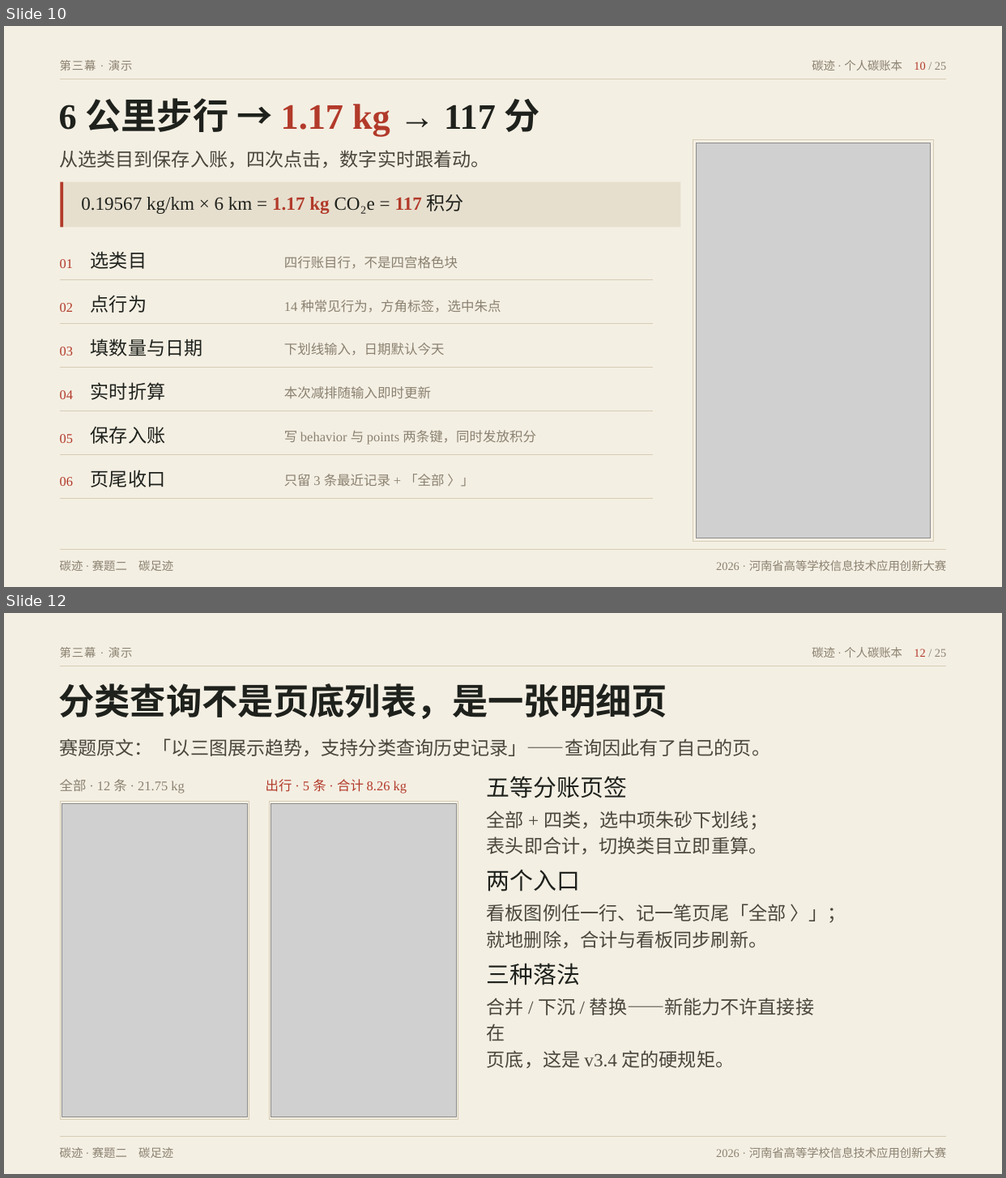
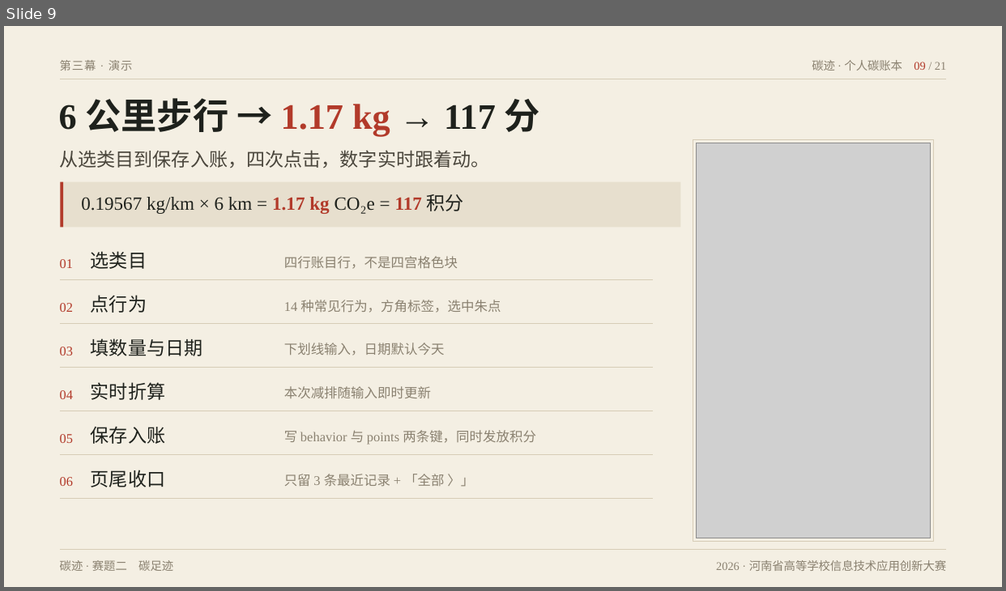
Before and after one commit to wujy309-jpg/ditan, a slide deck: 交付物/演示文稿_碳迹_v4A_墨迹档案.pptx. Shown one above the other, each under a label of ours: slides 10 and 12 before the commit, slide 9 after it; the slides between them are not shown. The pictures are 1006x1178 and 1006x591 pixels, drawn with LibreOffice and Linux fonts; fonts in the diff are those of the drawing; grey boxes stand for pictures. Boxes give left, top, right and bottom in pixels: in the first picture for what was removed or moved away, otherwise in the second. Text is boxed around its words. In the diff, an @@ line names an element or a change of style, - is before the commit and + after.

```diff
--- a/交付物/演示文稿_碳迹_v4A_墨迹档案.pptx
+++ b/交付物/演示文稿_碳迹_v4A_墨迹档案.pptx
@@ slide 12 removed at [4, 613, 1002, 1174], background #F4EFE3 @@
@@ text removed at [60, 647, 133, 658] @@
-第三幕 · 演示
@@ text removed at [812, 647, 946, 658] @@
-碳迹 · 个人碳账本 12 / 25
@@ text removed at [59, 683, 667, 719] @@
-分类查询不是页底列表，是一张明细页
@@ freeform shape removed at [60, 666, 946, 667] @@
@@ text removed at [59, 739, 770, 756] @@
-赛题原文：「以三图展示趋势，支持分类查询历史记录」——查询因此有了自己的页。
@@ text removed at [60, 779, 184, 794] @@
-全部 · 12 条 · 21.75 kg
@@ text removed at [266, 779, 407, 794] @@
-出行 · 5 条 · 合计 8.26 kg
@@ text removed at [487, 776, 628, 798] @@
-五等分账页签
@@ rectangle removed at [60, 802, 249, 1120] @@
@@ picture removed at [62, 804, 247, 1118] @@
@@ rectangle removed at [269, 802, 458, 1120] @@
@@ picture removed at [270, 804, 456, 1118] @@
@@ text removed at [487, 811, 768, 854] @@
-全部 + 四类，选中项朱砂下划线；
-表头即合计，切换类目立即重算。
@@ text removed at [487, 870, 581, 892] @@
-两个入口
@@ text removed at [487, 904, 846, 948] @@
-看板图例任一行、记一笔页尾「全部 〉」；
-就地删除，合计与看板同步刷新。
@@ text removed at [487, 963, 581, 986] @@
-三种落法
@@ text removed at [487, 998, 814, 1068] @@
-合并 / 下沉 / 替换——新能力不许直接接在
-页底，这是 v3.4 定的硬规矩。
@@ freeform shape removed at [60, 1137, 946, 1138] @@
@@ text removed at [60, 1148, 173, 1158] @@
-碳迹 · 赛题二 碳足迹
@@ text removed at [716, 1148, 946, 1158] @@
-2026 · 河南省高等学校信息技术应用创新大赛
@@ what was slide 10 is now slide 9 @@
@@ slide 9 changed as well @@
@@ text at [812, 60, 946, 71]: text changed @@
-碳迹 · 个人碳账本 10 / 25
+碳迹 · 个人碳账本 09 / 21
```
Also in this commit, not shown: 19 other slides changed, 1 slide added, 4 other slides removed, 18 other files.
